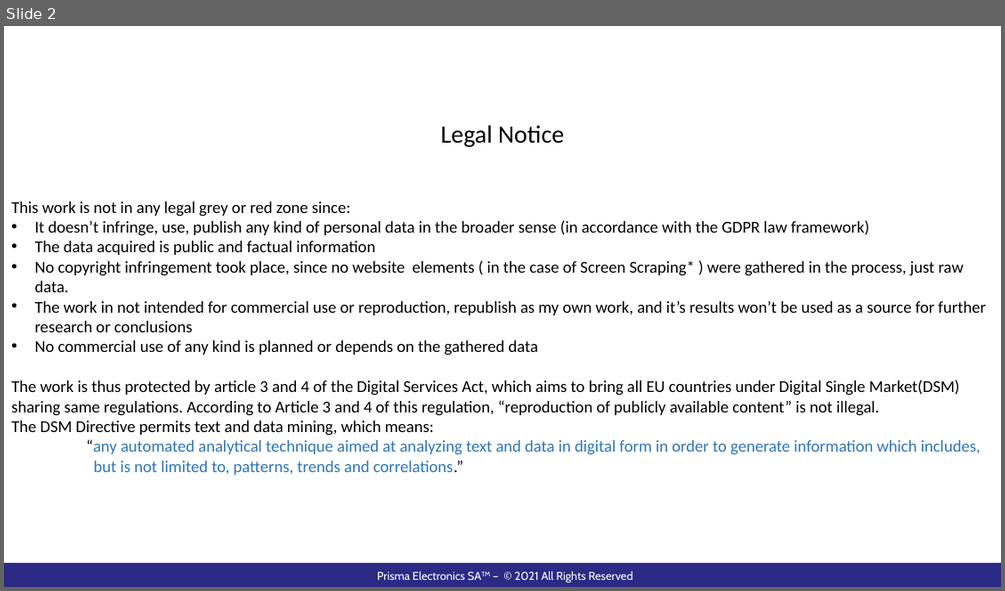
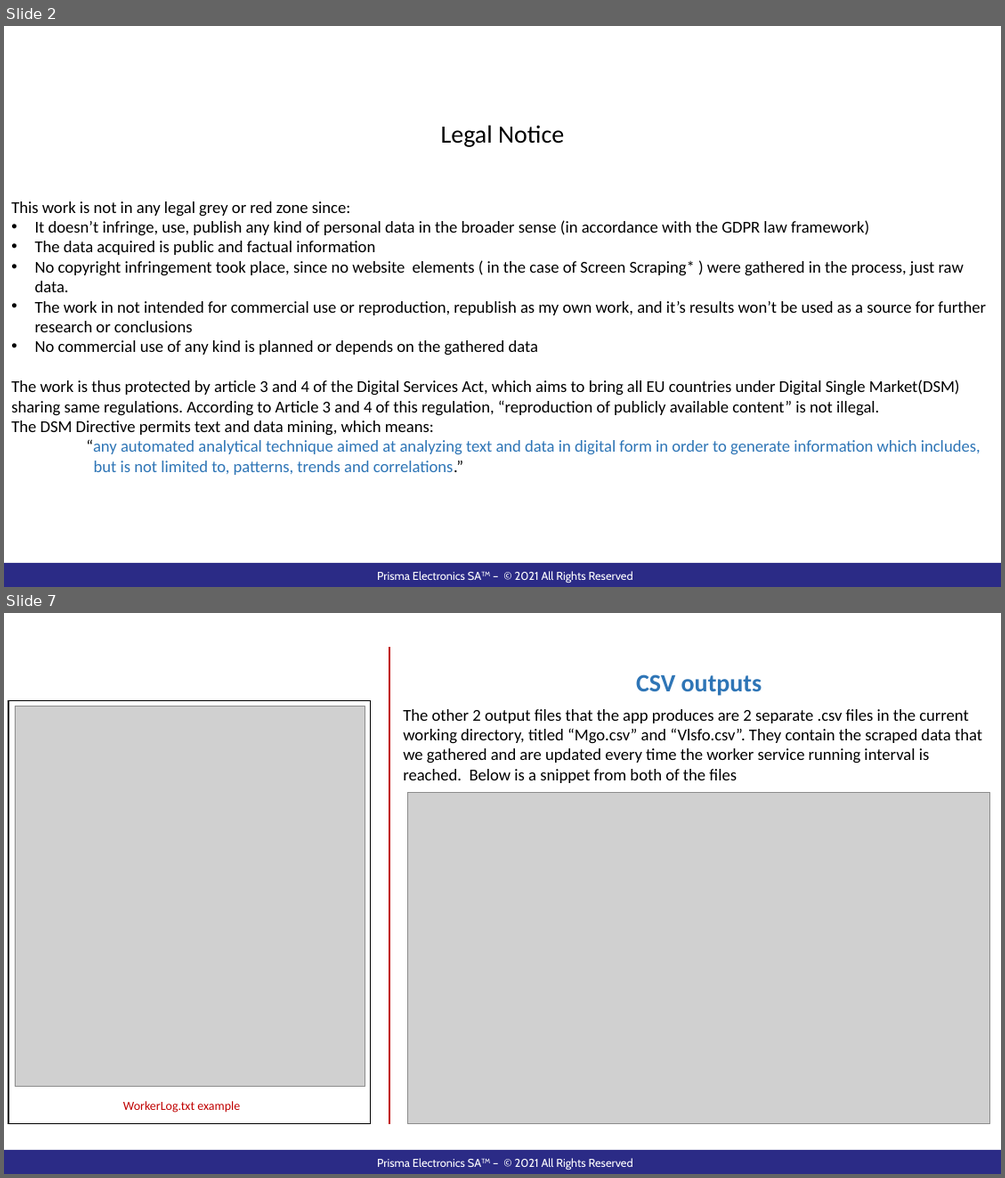
Before and after one commit to pazo0z0o/WorkRelatedLearning, a slide deck: ShipBunkerWindowsService/Documentation/WebScraperPresentation.pptx. Shown one above the other, each under a label of ours: slide 2 before the commit, slides 2 and 7 after it; the slides between them are not shown. The pictures are 1005x591 and 1005x1178 pixels, drawn with LibreOffice and Linux fonts; fonts in the diff are those of the drawing; grey boxes stand for pictures; background and template pictures are left out. Boxes give left, top, right and bottom in pixels: in the first picture for what was removed or moved away, otherwise in the second. Text is boxed around its words. In the diff, an @@ line names an element or a change of style, - is before the commit and + after.

```diff
--- a/ShipBunkerWindowsService/Documentation/WebScraperPresentation.pptx
+++ b/ShipBunkerWindowsService/Documentation/WebScraperPresentation.pptx
@@ slide 7 added at [4,613,1001,1174], background #FFFFFF; not listed: 2 template elements that a slide beside it also shows @@
@@ line added from (389, 647) to (389, 1124), #C00000 1.5 pt @@
@@ text added at [636,674,762,696], 24 pt, text #2E75B6, bold @@
+CSV outputs
@@ rectangle added at [8,700,371,1124], fill #FFFFFF, outline #000000 1 pt @@
@@ picture added at [16,706,365,1086] @@
@@ text added at [403,709,982,783], 16 pt, text #000000 @@
+The other 2 output files that the app produces are 2 separate .csv files in the current working directory, titled “Mgo.csv” and “Vlsfo.csv”. They contain the scraped data that we gathered and are updated every time the worker service running interval is reached. Below is a snippet from both of the files
@@ picture added at [408,793,990,1124] @@
@@ text added at [123,1101,240,1112], 12 pt, text #C00000 @@
+WorkerLog.txt example
```
Also in this commit, not shown: 3 slides changed, 3 other slides added, 1 slide removed, 1 other file.
